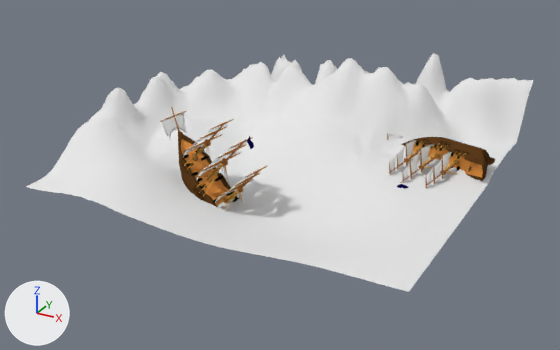
Renders of the Blender file blender/terrain/map1.blend from each side of a commit.
The view is the same before and after, from a 50 mm camera at (134.5, -259.7, 116.1) aimed at (-3.0, -9.6, -8.9). Lighting does not change. The marker at lower left points along +X, +Y and +Z.

The first picture shows 'AmericanWarShip.lwo', 'AmericanWarShip.lwo.001', 'Grid'.
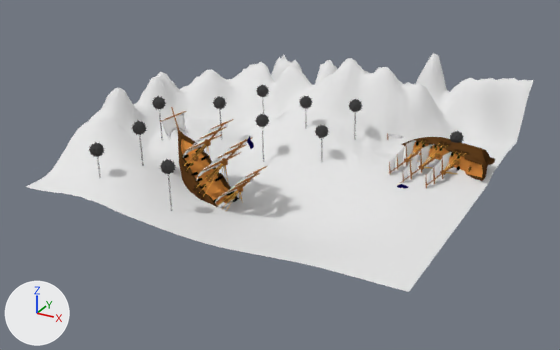
The change, as a list of edits to the scene's bpy script:
```text
Add mat_material_001:
    mat_material_001 = diffuse_material('Material.001')
    mat_material_001.base_color = (0.0578, 0.0578, 0.0578)  # black #444444
Add me_torus_008:
    me_torus_008.from_pydata(...)  # 1048 vertices, 1326 faces; spans x 7.15..11.2, y -15.35..-1.82, z -3.13..0.73
    me_torus_008.materials.append(mat_material_001)  # black #444444
Add me_torus_018:
    me_torus_018.from_pydata(...)  # 778 vertices, 971 faces; spans x 4.43..9.14, y -13.92..-4.39, z -3.32..0.7
    me_torus_018.materials.append(mat_material_001)  # black #444444
Add ob_torus_008:
    ob_torus_008 = bpy.data.objects.new('Torus.008', me_torus_008)
    ob_torus_008.location = (-6.7, -27.6, 20.3)
    ob_torus_008.rotation_euler = (1.571, 0.0, 1.571)  # degrees (90, 0, 90)
    ob_torus_008.scale = (1.49, 1.49, 1.49)
Add ob_torus_000:
    ob_torus_000 = bpy.data.objects.new('Torus.000', me_torus_008.copy())
    ob_torus_000.location = (21.7, -3.2, 23.8)
    ob_torus_000.rotation_euler = (1.571, 0.0, 1.571)  # degrees (90, 0, 90)
    ob_torus_000.scale = (1.49, 1.49, 1.49)
Add ob_torus_001:
    ob_torus_001 = bpy.data.objects.new('Torus.001', me_torus_008.copy())
    ob_torus_001.location = (15.4, -20.2, 17.4)
    ob_torus_001.rotation_euler = (1.571, 0.0, 1.571)  # degrees (90, 0, 90)
    ob_torus_001.scale = (1.49, 1.49, 1.49)
Add ob_torus_002:
    ob_torus_002 = bpy.data.objects.new('Torus.002', me_torus_008.copy())
    ob_torus_002.location = (2.8, -9.3, 24.0)
    ob_torus_002.rotation_euler = (1.571, 0.0, 1.571)  # degrees (90, 0, 90)
    ob_torus_002.scale = (1.49, 1.49, 1.49)
Add ob_torus_003:
    ob_torus_003 = bpy.data.objects.new('Torus.003', me_torus_008.copy())
    ob_torus_003.location = (-29.0, -23.4, 22.7)
    ob_torus_003.rotation_euler = (1.571, 0.0, 1.571)  # degrees (90, 0, 90)
    ob_torus_003.scale = (1.49, 1.49, 1.49)
Add ob_torus_004:
    ob_torus_004 = bpy.data.objects.new('Torus.004', me_torus_008.copy())
    ob_torus_004.location = (-20.2, -3.8, 23.6)
    ob_torus_004.rotation_euler = (1.571, 0.0, 1.571)  # degrees (90, 0, 90)
    ob_torus_004.scale = (1.49, 1.49, 1.49)
Add ob_torus_005:
    ob_torus_005 = bpy.data.objects.new('Torus.005', me_torus_008.copy())
    ob_torus_005.location = (-40.0, -61.1, 22.2)
    ob_torus_005.rotation_euler = (1.571, 0.0, 1.571)  # degrees (90, 0, 90)
    ob_torus_005.scale = (1.49, 1.49, 1.49)
Add ob_torus_006:
    ob_torus_006 = bpy.data.objects.new('Torus.006', me_torus_008.copy())
    ob_torus_006.location = (-46.0, -78.2, 18.3)
    ob_torus_006.rotation_euler = (1.571, 0.0, 1.571)  # degrees (90, 0, 90)
    ob_torus_006.scale = (1.49, 1.49, 1.49)
Add ob_torus_007:
    ob_torus_007 = bpy.data.objects.new('Torus.007', me_torus_008.copy())
    ob_torus_007.location = (-17.7, -74.2, 16.0)
    ob_torus_007.rotation_euler = (1.571, 0.0, 1.571)  # degrees (90, 0, 90)
    ob_torus_007.scale = (1.49, 1.49, 1.49)
Add ob_torus_009:
    ob_torus_009 = bpy.data.objects.new('Torus.009', me_torus_008.copy())
    ob_torus_009.location = (-47.5, -38.9, 24.2)
    ob_torus_009.rotation_euler = (1.571, 0.0, 1.571)  # degrees (90, 0, 90)
    ob_torus_009.scale = (1.49, 1.49, 1.49)
Add ob_torus_010:
    ob_torus_010 = bpy.data.objects.new('Torus.010', me_torus_018)
    ob_torus_010.location = (60.7, 10.1, 18.2)
    ob_torus_010.rotation_euler = (1.571, 0.0, 1.571)  # degrees (90, 0, 90)
    ob_torus_010.scale = (1.49, 1.49, 1.49)
```

Location of each change, [x1, y1, x2, y2] in pixels of the pictures (560 x 350 px):
'Torus.007', added
    after: [160, 159, 176, 211]
'Torus.006', added
    after: [89, 142, 105, 178]
'Torus.005', added
    after: [132, 120, 147, 166]
'Torus.001', added
    after: [315, 125, 329, 162]
'Torus.008', added
    after: [255, 114, 269, 159]
'Torus.009', added
    after: [152, 96, 166, 141]
'Torus.000', added
    after: [349, 99, 362, 140]
'Torus.002', added
    after: [299, 95, 313, 128]
'Torus.003', added
    after: [212, 96, 227, 140]
'Torus.004', added
    after: [256, 84, 270, 113]
'Torus.010', added
    after: [449, 130, 464, 143]
